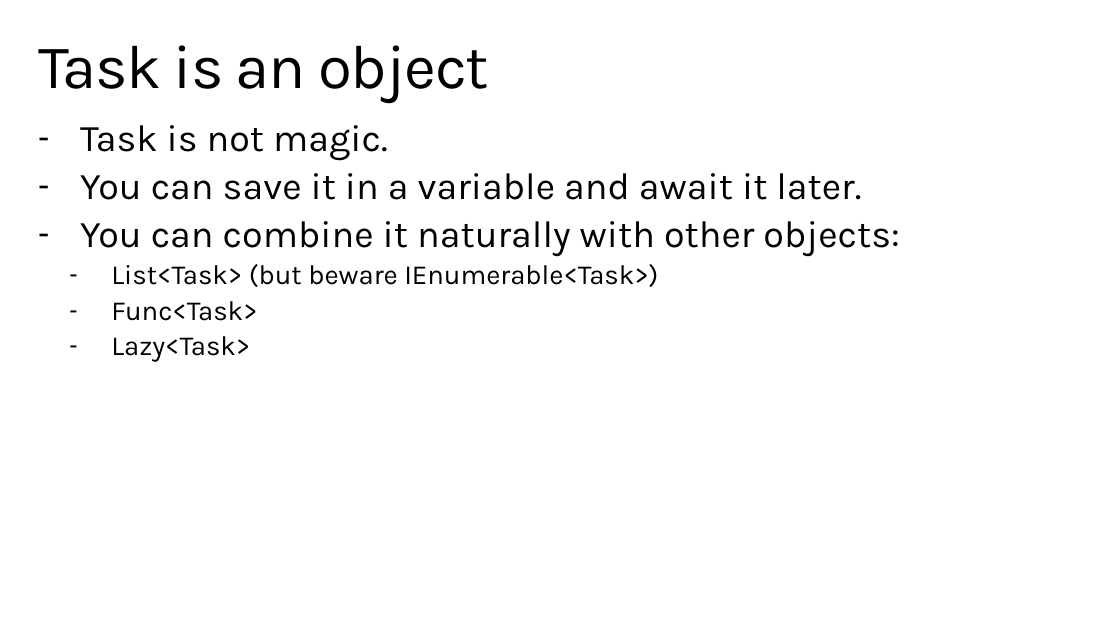
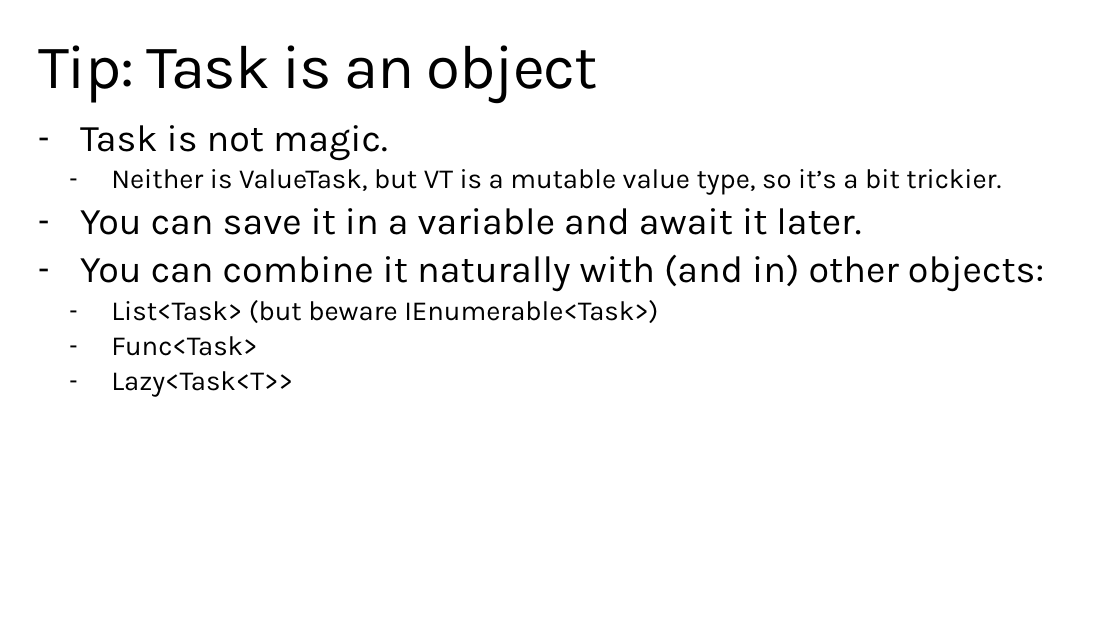
Before and after one commit to StephenCleary/Presentations, a slide deck: slide 18 of Async Pitfalls/Async Pitfalls.pptx (slide 17 before the commit). Drawn at 1120x630 pixels with LibreOffice and Linux fonts; fonts in the diff are those of the drawing; background and template pictures are left out. Boxes give left, top, right and bottom in pixels: in the first picture for what was removed or moved away, otherwise in the second. Text is boxed around its words. In the diff, an @@ line names an element or a change of style, - is before the commit and + after.

```diff
--- a/Async Pitfalls/Async Pitfalls.pptx
+++ b/Async Pitfalls/Async Pitfalls.pptx
@@ title at bbox=[38, 45, 598, 104]: text changed @@
-Task is an object
+Tip: Task is an object
@@ text at bbox=[111, 169, 1001, 195]: paragraph added @@
+  – Neither is ValueTask, but VT is a mutable value type, so it’s a bit trickier.
@@ text at bbox=[80, 254, 1044, 292]: text changed @@
-– You can combine it naturally with other objects:
+– You can combine it naturally with (and in) other objects:
@@ text at bbox=[111, 371, 293, 397]: text changed @@
-  – Lazy<Task>
+  – Lazy<Task<T>>
```
Also in this commit, not shown: 6 other slides changed, 16 slides added, 8 slides removed, 4 other files.
